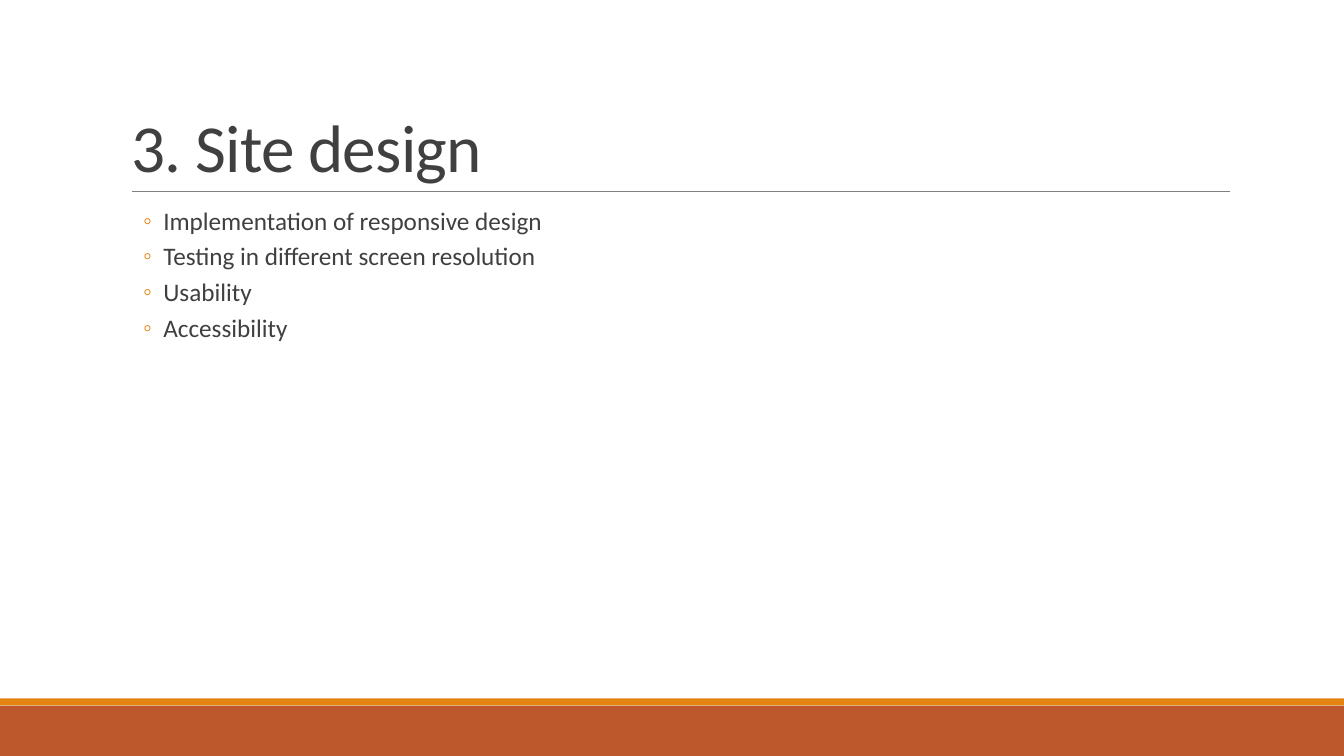
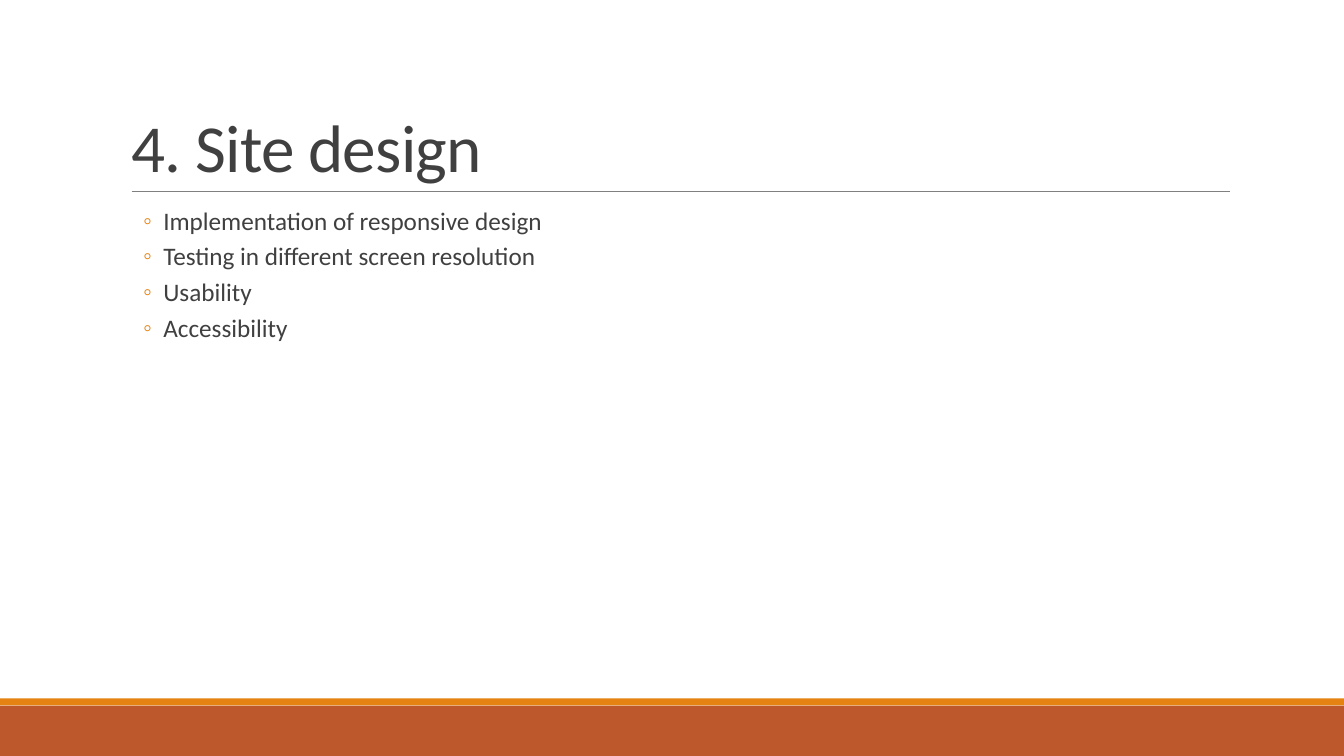
Before and after one commit to kaka-develop/ec-management, a slide deck: slide 13 of documents/Presentation.pptx (slide 8 before the commit). Drawn at 1344x756 pixels with LibreOffice and Linux fonts; fonts in the diff are those of the drawing. Boxes give left, top, right and bottom in pixels: in the first picture for what was removed or moved away, otherwise in the second. Text is boxed around its words. In the diff, an @@ line names an element or a change of style, - is before the commit and + after.

```diff
--- a/documents/Presentation.pptx
+++ b/documents/Presentation.pptx
@@ title at <box>131,125,482,184</box>: text changed @@
-3. Site design
+4. Site design
```
Also in this commit, not shown: 7 other slides changed, 18 slides added.
